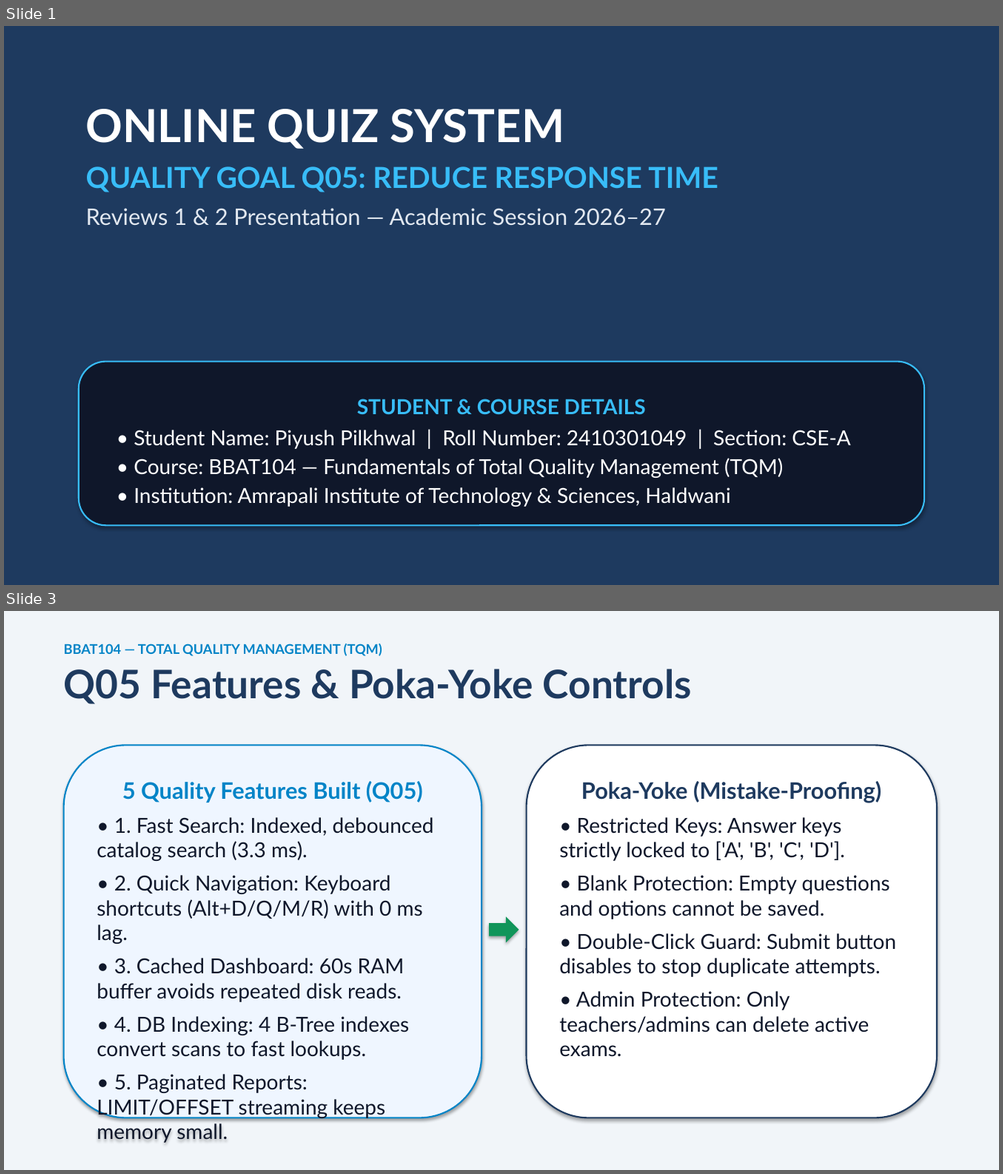
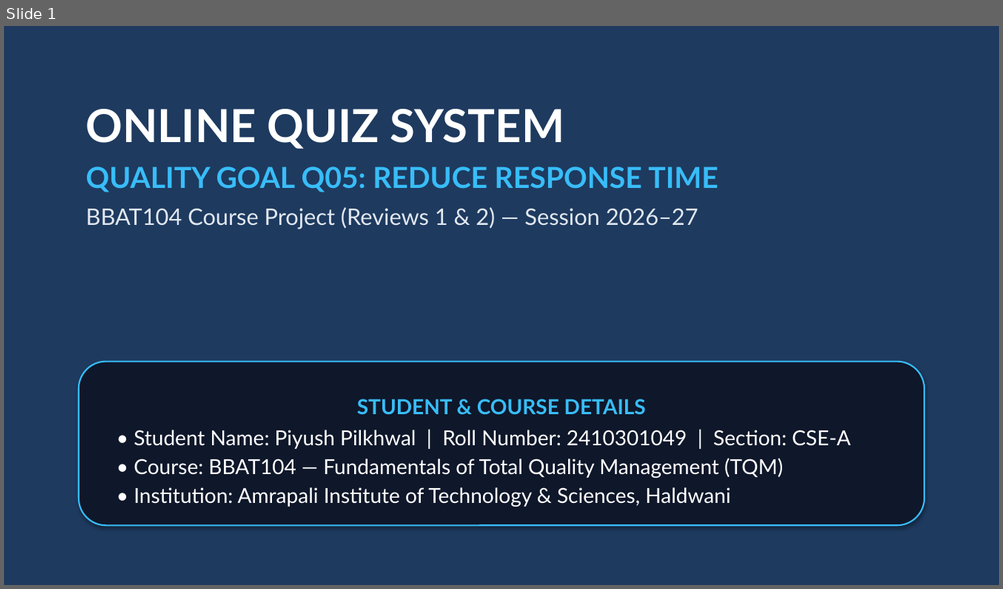
Before and after one commit to Shaan276/BBAT104_TQM_2410301049, a slide deck: Final Documents/TQM_Project_Presentation_BBAT104_2410301049.pptx. Shown one above the other, each under a label of ours: slides 1 and 3 before the commit, slide 1 after it; the slides between them are not shown. The pictures are 1003x1174 and 1003x589 pixels, drawn with LibreOffice and Linux fonts; fonts in the diff are those of the drawing. Boxes give left, top, right and bottom in pixels: in the first picture for what was removed or moved away, otherwise in the second. Text is boxed around its words. In the diff, an @@ line names an element or a change of style, - is before the commit and + after.

Commit message:
Update short presentation: added more slides with concise content

```diff
--- a/Final Documents/TQM_Project_Presentation_BBAT104_2410301049.pptx
+++ b/Final Documents/TQM_Project_Presentation_BBAT104_2410301049.pptx
@@ slide 3 removed at [4, 611, 999, 1170], background #F1F5F9 @@
@@ text removed at [64, 644, 691, 704] @@
-BBAT104 — TOTAL QUALITY MANAGEMENT (TQM)
-Q05 Features & Poka-Yoke Controls
@@ rounded rectangle removed at [64, 745, 481, 1119] @@
-5 Quality Features Built (Q05)
-• 1. Fast Search: Indexed, debounced catalog search (3.3 ms).
-• 2. Quick Navigation: Keyboard shortcuts (Alt+D/Q/M/R) with 0 ms lag.
-• 3. Cached Dashboard: 60s RAM buffer avoids repeated disk reads.
-• 4. DB Indexing: 4 B-Tree indexes convert scans to fast lookups.
-• 5. Paginated Reports: LIMIT/OFFSET streaming keeps memory small.
@@ rounded rectangle removed at [526, 745, 936, 1119] @@
-Poka-Yoke (Mistake-Proofing)
-• Restricted Keys: Answer keys strictly locked to ['A', 'B', 'C', 'D'].
-• Blank Protection: Empty questions and options cannot be saved.
-• Double-Click Guard: Submit button disables to stop duplicate attempts.
-• Admin Protection: Only teachers/admins can delete active exams.
@@ right arrow removed at [489, 917, 519, 943] @@
@@ slide 1 changed as well @@
@@ text at [86, 207, 698, 230]: text changed @@
-Reviews 1 & 2 Presentation — Academic Session 2026–27
+BBAT104 Course Project (Reviews 1 & 2) — Session 2026–27
```
Also in this commit, not shown: 2 other slides changed, 6 slides added.
